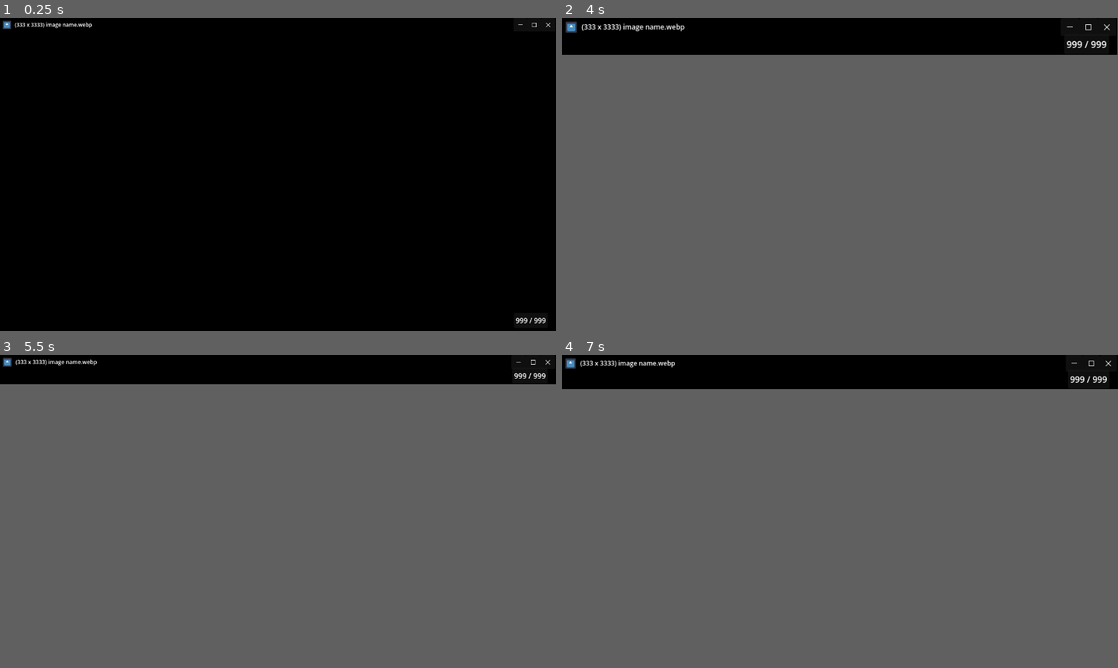
Above: before the commit, frames 1-4 (two rows, left to right).
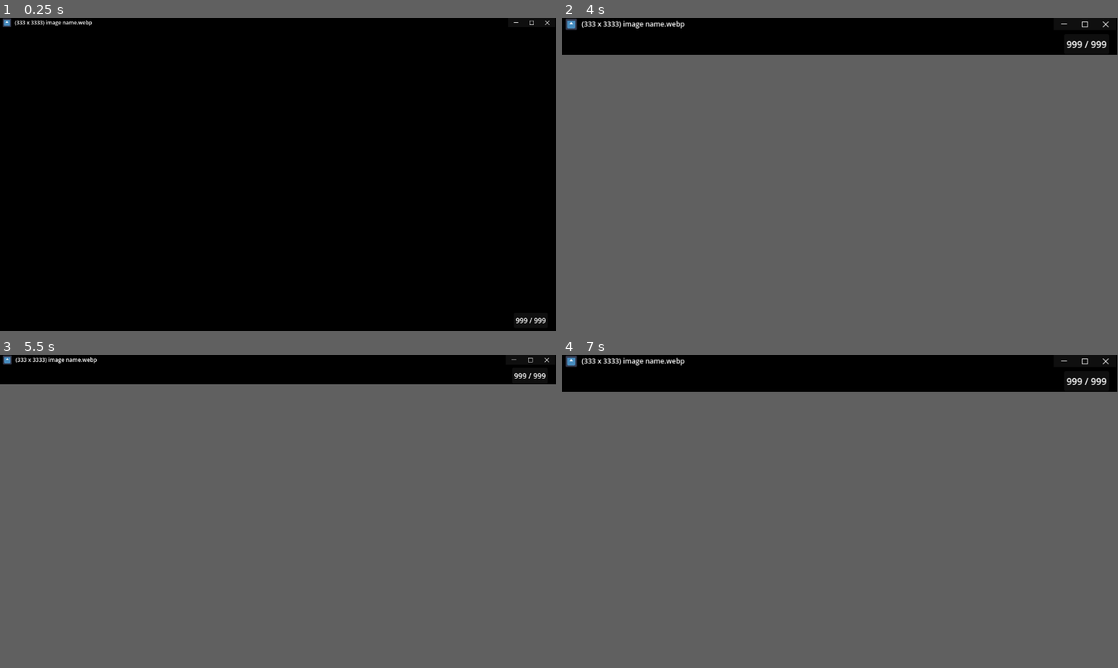
Above: after the commit, the same moments.

Repository: Jareth329/ImageViewer
Game: Godot game, scene res://scenes/main.tscn
The game is run twice, just before and just after one commit, with the same random seed, the same clock (stepped at 60 frames per second) and the same inputs. The engine's default icon, where the game draws it, is replaced by a stand-in: a white triangle on a blue panel in a dark square.
Inputs (mouse positions are in pixels of both pictures, inside the frame that each line leads up to; where the layout moved, square brackets give the same spot in the first picture):
- Up to frame 1 (0.25 s): no input
- Up to frame 2 (4 s): click (1079, 24) [1084, 24] at 0.5 s; click (1095, 24) at 1.25 s; tap Enter at 2, 3.5 s; drag from (840, 180) to (895, 105) at 2.02 s; tap Space at 2.75 s; drag from (728, 190) to (812, 237) at 2.77 s; move the mouse to (895, 105) at 3.52 s; hold Right from 3.53 s (still down); tap Z at 3.6 s; click (895, 105) at 3.67 s; tap X at 3.8 s
- Up to frame 3 (5.5 s): release Right at 4.25 s; tap Space at 4.25 s; drag from (250, 574) to (111, 464) at 4.27 s; tap Enter at 5 s; move the mouse to (444, 558) at 5.02 s; hold Left from 5.03 s (still down); tap Ctrl at 5.1 s; click (444, 558) at 5.17 s; tap X at 5.3 s
- Up to frame 4 (7 s): release Left at 5.75 s; tap Space at 5.75 s; drag from (673, 464) to (756, 433) at 5.77 s; move the mouse to (867, 511) at 6.52 s; hold Down from 6.53 s (still down); tap R at 6.6 s; click (867, 511) at 6.67 s; tap X at 6.8 s
In frame 4 the window is 800x49 before the commit and 799x53 after it. Grey fills any space a smaller window leaves; there, only what the larger window draws over its background counts as a difference.

The runs differ from the first frame. In frame 1, 0.2% of the frame differs, in the area x 0-99%, y 0-4%; in frame 2, 0.5%; in frame 3, 0.3%; in frame 4, 0.6%, in the area x 0-99%, y 0-10%.

Commit message:
set titlebar size

Diff:
--- a/scripts/main.gd
+++ b/scripts/main.gd
@@ -38,6 +38,13 @@
 	get_tree().root.ready.connect(_load_cmdline_image)
 	Globals.prev_pressed.connect(prev_image)
 	Globals.next_pressed.connect(next_image)
+
+	# update when window resizes
+	var screen_size:Vector2i = DisplayServer.screen_get_size()
+	titlebar.custom_minimum_size = screen_size * 0.03
+	minimize.custom_minimum_size.x = screen_size.y * 0.05
+	maximize.custom_minimum_size.x = screen_size.y * 0.05
+	close.custom_minimum_size.x = screen_size.y * 0.05
 
 #region User Input
 func _unhandled_input(event:InputEvent) -> void:
@@ -129,6 +136,11 @@
 	if too_large or always_use_full_space:
 		window_max_size = (screen_size - window_pos) * full_space_percent
 
+	titlebar.custom_minimum_size = screen_size * 0.03
+	minimize.custom_minimum_size.x = screen_size.y * 0.05
+	maximize.custom_minimum_size.x = screen_size.y * 0.05
+	close.custom_minimum_size.x = screen_size.y * 0.05
+
 	var max_aspect:float = float(window_max_size.x) / window_max_size.y
 	var _size:Vector2i = window_max_size
 	var image_aspect:float = calc_image_aspect()
